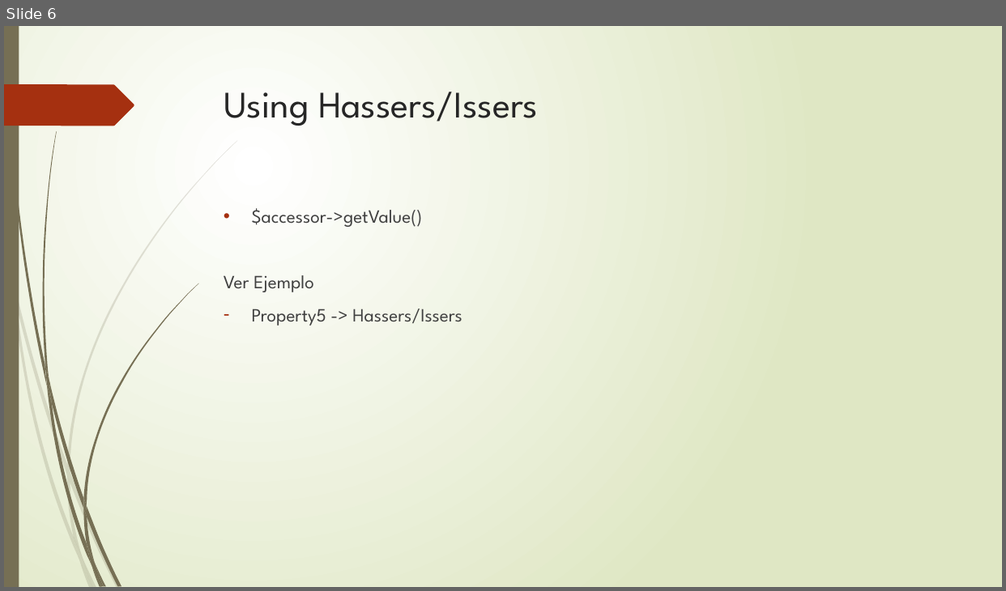
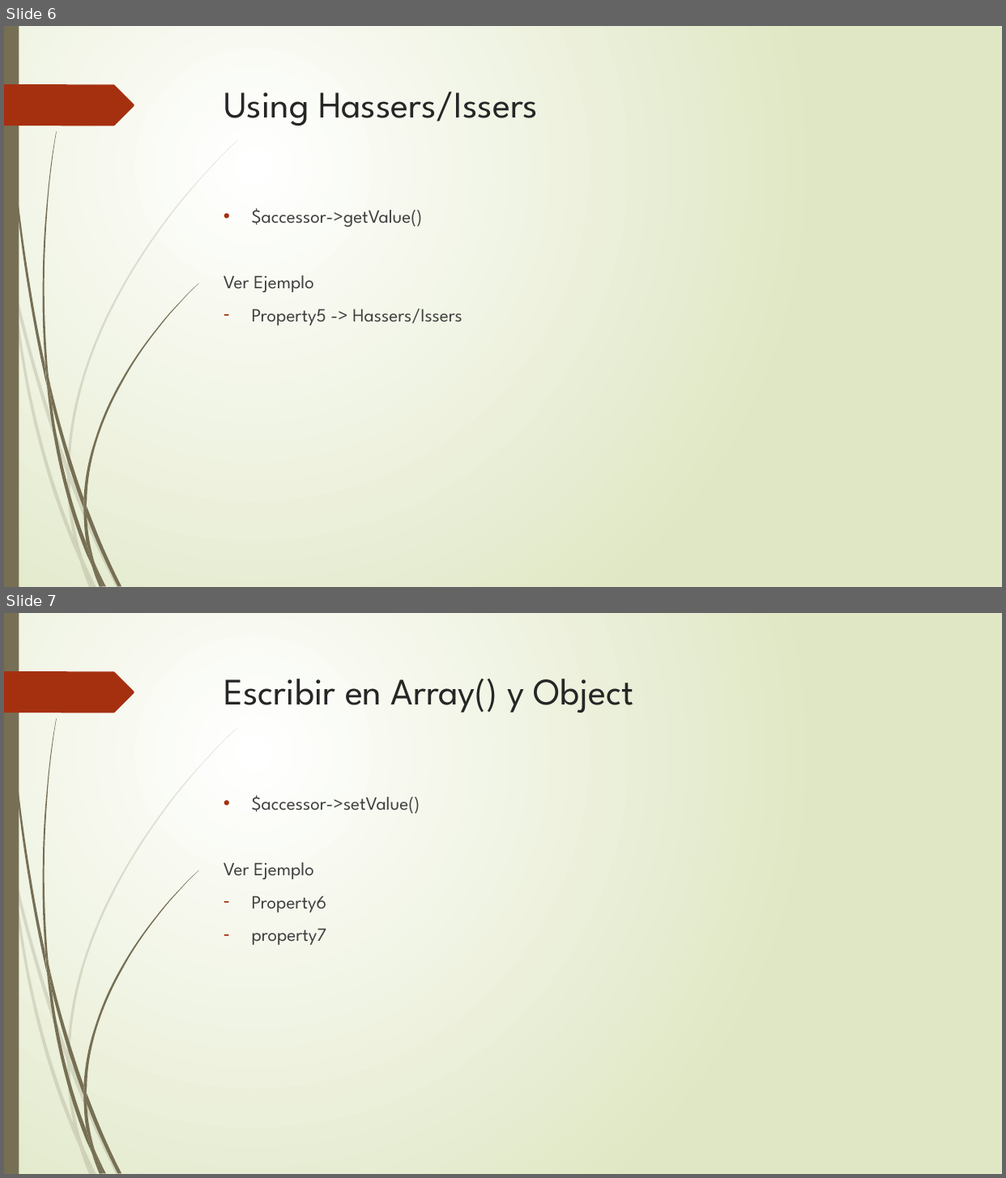
Before and after one commit to jeenson/myproject, a slide deck: Exposición Property Access Component.pptx. Shown one above the other, each under a label of ours: slide 6 before the commit, slides 6 and 7 after it. The pictures are 1006x591 and 1006x1178 pixels, drawn with LibreOffice and Linux fonts; fonts in the diff are those of the drawing. Boxes give left, top, right and bottom in pixels: in the first picture for what was removed or moved away, otherwise in the second. Text is boxed around its words. In the diff, an @@ line names an element or a change of style, - is before the commit and + after.

```diff
--- a/Exposición Property Access Component.pptx
+++ b/Exposición Property Access Component.pptx
@@ slide 7 added at <box>4,613,1002,1174</box>, background gradient #FFFFFF to #DFE8C4; not listed: 24 template elements that a slide beside it also shows @@
@@ title added at <box>224,679,634,713</box>, 36 pt, text #262626 @@
+Escribir en Array() y Object
@@ text added at <box>224,795,420,945</box>, 18 pt, text #404040 @@
+• $accessor->setValue()
+Ver Ejemplo
+– Property6
+– property7
```
Also in this commit, not shown: 2 slides changed, 2 other slides added, 3 other files.
